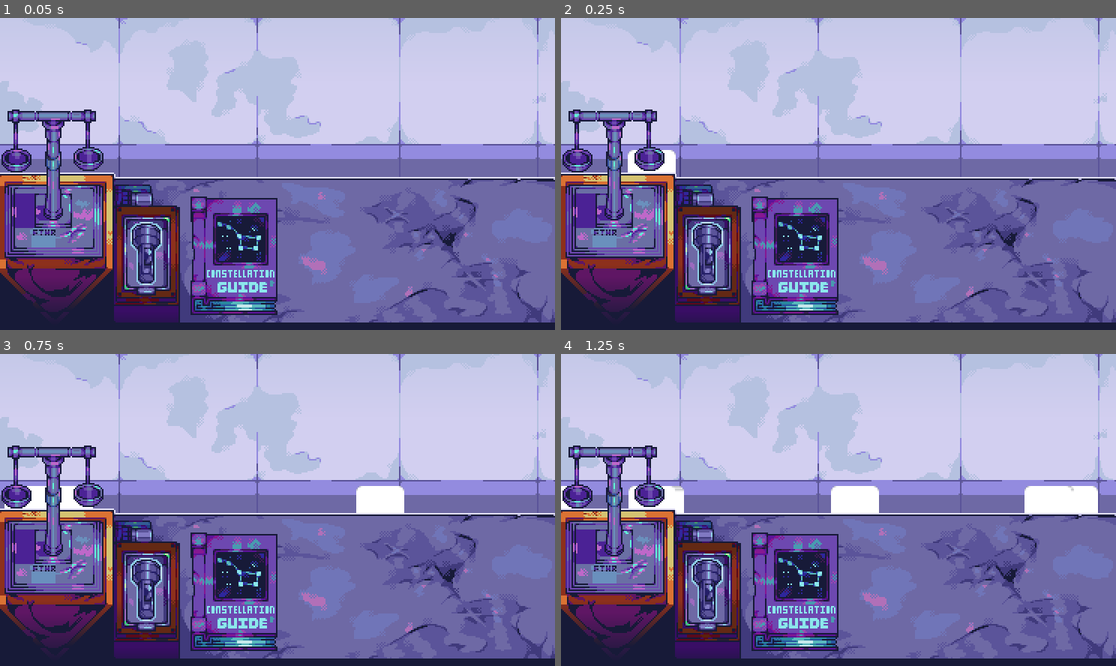
Above: before the commit, frames 1-4 (two rows, left to right).
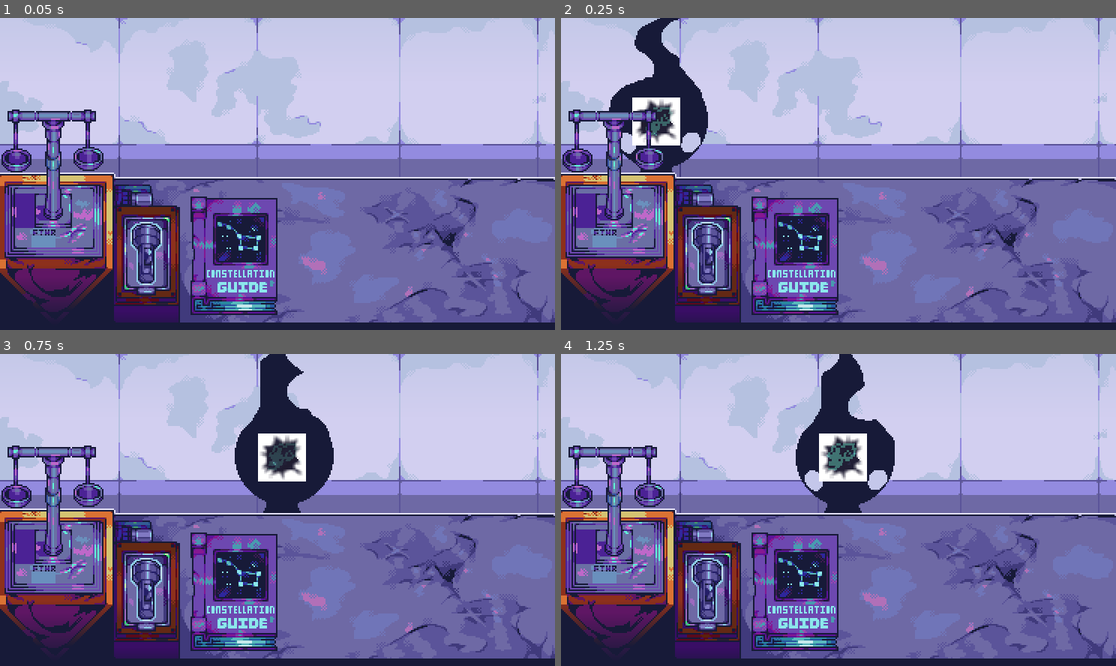
Above: after the commit, the same moments.

Repository: wooshdude/gmtk-2024
Game: Godot game, scene res://scenes/desk.tscn
Same seed, same stepped clock (60 frames per second), same inputs: the game is played once before the commit and once after it. The project has no main scene, so this scene is started directly. The engine's default icon, where the game draws it, is replaced by a stand-in: a white triangle on a blue panel in a dark square.
Inputs (mouse positions are in pixels of both pictures, inside the frame that each line leads up to):
- Up to frame 1 (0.05 s): no input
- Up to frame 2 (0.25 s): no input
- Up to frame 3 (0.75 s): tap Enter (ui_accept) at 0.5, 0.6 s; move the mouse to (399, 494) at 0.52 s; hold Up (ui_up) from 0.53 s (still down); click (399, 494) at 0.67 s
- Up to frame 4 (1.25 s): keep holding Up (ui_up); tap Enter (ui_accept) at 0.77, 1.07 s

Frame 1 is identical in both runs. In frame 2, 4.3% of the frame differs, in the area x 8-27%, y 0-50%; in frame 3, 6.7%; in frame 4, 7.0%, in the area x 0-97%, y 0-51%.
Error before the commit: Invalid access to property or key 'weight' on a base object of type 'Nil'. (res://scripts/systems/people/person_node.gd:9)

Commit message:
add silly guy

Diff:
--- a/scenes/desk.tscn
+++ b/scenes/desk.tscn
@@ -6,7 +6,6 @@
 [ext_resource type="Theme" uid="uid://dnk0uqvjlp3v0" path="res://assets/default_theme.tres" id="3_71q6f"]
 [ext_resource type="Texture2D" uid="uid://f4gosgl7l15e" path="res://assets/sprites/scale1.png" id="3_x72wf"]
 [ext_resource type="Texture2D" uid="uid://tvw8woyr8x0v" path="res://assets/sprites/background1.png" id="3_ywjfx"]
-[ext_resource type="Script" path="res://scripts/ui/xray/xray_transform.gd" id="3_pg3xk"]
 [ext_resource type="PackedScene" uid="uid://3mcrgihku5cu" path="res://scripts/ui/god_list.tscn" id="5_vsu0u"]
 [ext_resource type="Texture2D" uid="uid://cvndvpuqaq6ax" path="res://assets/sprites/desk1.png" id="6_tnd2v"]
 [ext_resource type="Texture2D" uid="uid://b6marijgfju2o" path="res://assets/sprites/flashlight1.png" id="6_yj0g3"]
@@ -34,10 +33,9 @@
 
 [sub_resource type="StyleBoxEmpty" id="StyleBoxEmpty_16ku5"]
 
-[node name="Desk" type="Node2D" node_paths=PackedStringArray("xray")]
+[node name="Desk" type="Node2D"]
 script = ExtResource("1_kqsai")
 people_list = ExtResource("2_e5y2o")
-xray = NodePath("CanvasLayer/Xray")
 
 [node name="Background" type="Sprite2D" parent="."]
 z_index = -2
@@ -57,9 +55,6 @@
 texture = ExtResource("6_yj0g3")
 
 [node name="CanvasLayer" type="CanvasLayer" parent="."]
-
-[node name="Xray" type="Node2D" parent="CanvasLayer"]
-script = ExtResource("3_pg3xk")
 
 [node name="Control" type="Control" parent="CanvasLayer"]
 layout_mode = 3
--- a/scenes/person.tscn
+++ b/scenes/person.tscn
@@ -1,15 +1,107 @@
-[gd_scene load_steps=13 format=3 uid="uid://cagsgtgpfoobg"]
+[gd_scene load_steps=26 format=3 uid="uid://cagsgtgpfoobg"]
 
 [ext_resource type="Script" path="res://scripts/systems/people/person_node.gd" id="1_2xjdu"]
-[ext_resource type="Texture2D" uid="uid://dm4t8i4wba251" path="res://icon.svg" id="2_uextd"]
+[ext_resource type="Texture2D" uid="uid://cbc36gtkpa3bn" path="res://assets/sprites/silly guy blank-sheet.png" id="2_4elp4"]
 [ext_resource type="Script" path="res://scripts/ui/person_copy.gd" id="3_6f1ub"]
 [ext_resource type="Shader" path="res://assets/shaders/scroll_bg.gdshader" id="3_l6jnw"]
 [ext_resource type="Texture2D" uid="uid://t26e7yl34u5e" path="res://assets/sprites/xray_tile.png" id="4_wod1j"]
 [ext_resource type="Shader" path="res://assets/shaders/mask.gdshader" id="5_6yk2f"]
-[ext_resource type="SpriteFrames" uid="uid://b3850dvyfs3x" path="res://assets/sprites/constellations.tres" id="6_4u6xm"]
+[ext_resource type="SpriteFrames" path="res://assets/sprites/constellations.tres" id="6_4u6xm"]
 [ext_resource type="Texture2D" uid="uid://c4atpvk17aj7f" path="res://assets/sprites/xray_mask.png" id="6_kgptw"]
 [ext_resource type="Script" path="res://scripts/ui/constellation_node.gd" id="7_878vq"]
 [ext_resource type="Script" path="res://scripts/ui/xray/mask.gd" id="7_ynoux"]
+
+[sub_resource type="AtlasTexture" id="AtlasTexture_i8t5g"]
+atlas = ExtResource("2_4elp4")
+region = Rect2(0, 0, 141, 195)
+
+[sub_resource type="AtlasTexture" id="AtlasTexture_maylt"]
+atlas = ExtResource("2_4elp4")
+region = Rect2(141, 0, 141, 195)
+
+[sub_resource type="AtlasTexture" id="AtlasTexture_5vi57"]
+atlas = ExtResource("2_4elp4")
+region = Rect2(282, 0, 141, 195)
+
+[sub_resource type="AtlasTexture" id="AtlasTexture_eadhe"]
+atlas = ExtResource("2_4elp4")
+region = Rect2(423, 0, 141, 195)
+
+[sub_resource type="AtlasTexture" id="AtlasTexture_h0xb1"]
+atlas = ExtResource("2_4elp4")
+region = Rect2(564, 0, 141, 195)
+
+[sub_resource type="AtlasTexture" id="AtlasTexture_ipauq"]
+atlas = ExtResource("2_4elp4")
+region = Rect2(705, 0, 141, 195)
+
+[sub_resource type="AtlasTexture" id="AtlasTexture_pk0fb"]
+atlas = ExtResource("2_4elp4")
+region = Rect2(846, 0, 141, 195)
+
+[sub_resource type="AtlasTexture" id="AtlasTexture_dmcar"]
+atlas = ExtResource("2_4elp4")
+region = Rect2(987, 0, 141, 195)
+
+[sub_resource type="AtlasTexture" id="AtlasTexture_viev8"]
+atlas = ExtResource("2_4elp4")
+region = Rect2(1128, 0, 141, 195)
+
+[sub_resource type="AtlasTexture" id="AtlasTexture_78fda"]
+atlas = ExtResource("2_4elp4")
+region = Rect2(1269, 0, 141, 195)
+
+[sub_resource type="AtlasTexture" id="AtlasTexture_0to51"]
+atlas = ExtResource("2_4elp4")
+region = Rect2(1410, 0, 141, 195)
+
+[sub_resource type="AtlasTexture" id="AtlasTexture_8hx2i"]
+atlas = ExtResource("2_4elp4")
+region = Rect2(1551, 0, 141, 195)
+
+[sub_resource type="SpriteFrames" id="SpriteFrames_tre03"]
+animations = [{
+"frames": [{
+"duration": 1.0,
+"texture": SubResource("AtlasTexture_i8t5g")
+}, {
+"duration": 1.0,
+"texture": SubResource("AtlasTexture_maylt")
+}, {
+"duration": 1.0,
+"texture": SubResource("AtlasTexture_5vi57")
+}, {
+"duration": 1.0,
+"texture": SubResource("AtlasTexture_eadhe")
+}, {
+"duration": 1.0,
+"texture": SubResource("AtlasTexture_h0xb1")
+}, {
+"duration": 1.0,
+"texture": SubResource("AtlasTexture_ipauq")
+}, {
+"duration": 1.0,
+"texture": SubResource("AtlasTexture_pk0fb")
+}, {
+"duration": 1.0,
+"texture": SubResource("AtlasTexture_dmcar")
+}, {
+"duration": 1.0,
+"texture": SubResource("AtlasTexture_viev8")
+}, {
+"duration": 1.0,
+"texture": SubResource("AtlasTexture_78fda")
+}, {
+"duration": 1.0,
+"texture": SubResource("AtlasTexture_0to51")
+}, {
+"duration": 1.0,
+"texture": SubResource("AtlasTexture_8hx2i")
+}],
+"loop": true,
+"name": &"default",
+"speed": 10.0
+}]
 
 [sub_resource type="ShaderMaterial" id="ShaderMaterial_froxh"]
 shader = ExtResource("3_l6jnw")
@@ -27,16 +119,19 @@
 z_index = -1
 script = ExtResource("1_2xjdu")
 
-[node name="PersonTexture" type="Sprite2D" parent="."]
+[node name="PersonTexture" type="AnimatedSprite2D" parent="."]
 clip_children = 2
-texture = ExtResource("2_uextd")
+position = Vector2(0, -24)
+sprite_frames = SubResource("SpriteFrames_tre03")
 
-[node name="PersonCopy" type="Sprite2D" parent="."]
+[node name="PersonCopy" type="AnimatedSprite2D" parent="."]
 clip_children = 2
-texture = ExtResource("2_uextd")
+position = Vector2(0, -24)
+sprite_frames = SubResource("SpriteFrames_tre03")
 script = ExtResource("3_6f1ub")
 
 [node name="XrayInsides" type="BackBufferCopy" parent="PersonCopy"]
+position = Vector2(3, -11)
 copy_mode = 0
 
 [node name="XrayBG" type="TextureRect" parent="PersonCopy/XrayInsides"]
--- a/scripts/systems/people/person_node.gd
+++ b/scripts/systems/people/person_node.gd
@@ -1,5 +1,6 @@
 extends Node2D
 class_name PersonNode
+@onready var person_texture: AnimatedSprite2D = $PersonTexture
 
 var xray:Node2D
 
@@ -12,18 +13,13 @@
 
 # Called when the node enters the scene tree for the first time.
 func _ready() -> void:
+	person_texture.play("default")
 	position = Vector2(-64, get_viewport_rect().size.y /2)
 	var new_tween := create_tween()
 	new_tween.tween_property(self, "position", Vector2(get_viewport_rect().size.x /2, position.y), 0.5).set_trans(Tween.TRANS_SINE)
 	new_tween.finished.connect(_on_tween_finished)
 
 	GlobalSignals.next_person.connect(_on_next_person)
-
-
-# Called every frame. 'delta' is the elapsed time since the previous frame.
-func _process(_delta: float) -> void:
-	if Input.is_action_just_pressed("ui_accept"):
-		GlobalSignals.next_person.emit()
 
 
 func _on_next_person():
@@ -34,12 +30,13 @@
 
 func _on_tween_finished():
 	await get_tree().physics_frame
-	print("person %s" % person_data)
-	print("weight: %s" % person_data.weight)
-	print("wealth: %s" % person_data.wealth)
-	print("constellation: %s" % person_data.constellation)
-	print("trade: %s" % person_data.trade)
-	print("belongings: %s" % person_data.belongings)
+	if person_data:
+		print("person %s" % person_data)
+		print("weight: %s" % person_data.weight)
+		print("wealth: %s" % person_data.wealth)
+		print("constellation: %s" % person_data.constellation)
+		print("trade: %s" % person_data.trade)
+		print("belongings: %s" % person_data.belongings)
 	pass
 
 
--- a/scripts/ui/person_copy.gd
+++ b/scripts/ui/person_copy.gd
@@ -1,16 +1,17 @@
-extends Sprite2D
+extends AnimatedSprite2D
 
-@onready var person_texture: Sprite2D = $"../PersonTexture"
+@onready var person_texture: AnimatedSprite2D = $"../PersonTexture"
 @onready var person: PersonNode = $".."
 @onready var xray_insides: BackBufferCopy = $XrayInsides
 
 func _ready() -> void:
-	texture = person_texture.texture
-	person_texture.texture_changed.connect(_on_texture_changed)
+	play("default")
+	sprite_frames = person_texture.sprite_frames
+	person_texture.sprite_frames_changed.connect(_on_texture_changed)
 
 func _process(delta: float) -> void:
 	if person.xray is Node2D:
 		xray_insides.visible = not person.xray.disabled
 
 func _on_texture_changed():
-	texture = person_texture.texture
+	sprite_frames = person_texture.sprite_frames
Binary file added: assets/sprites/silly guy blank-sheet.png
Not shown, added: assets/sprites/silly guy blank-sheet.png.import
